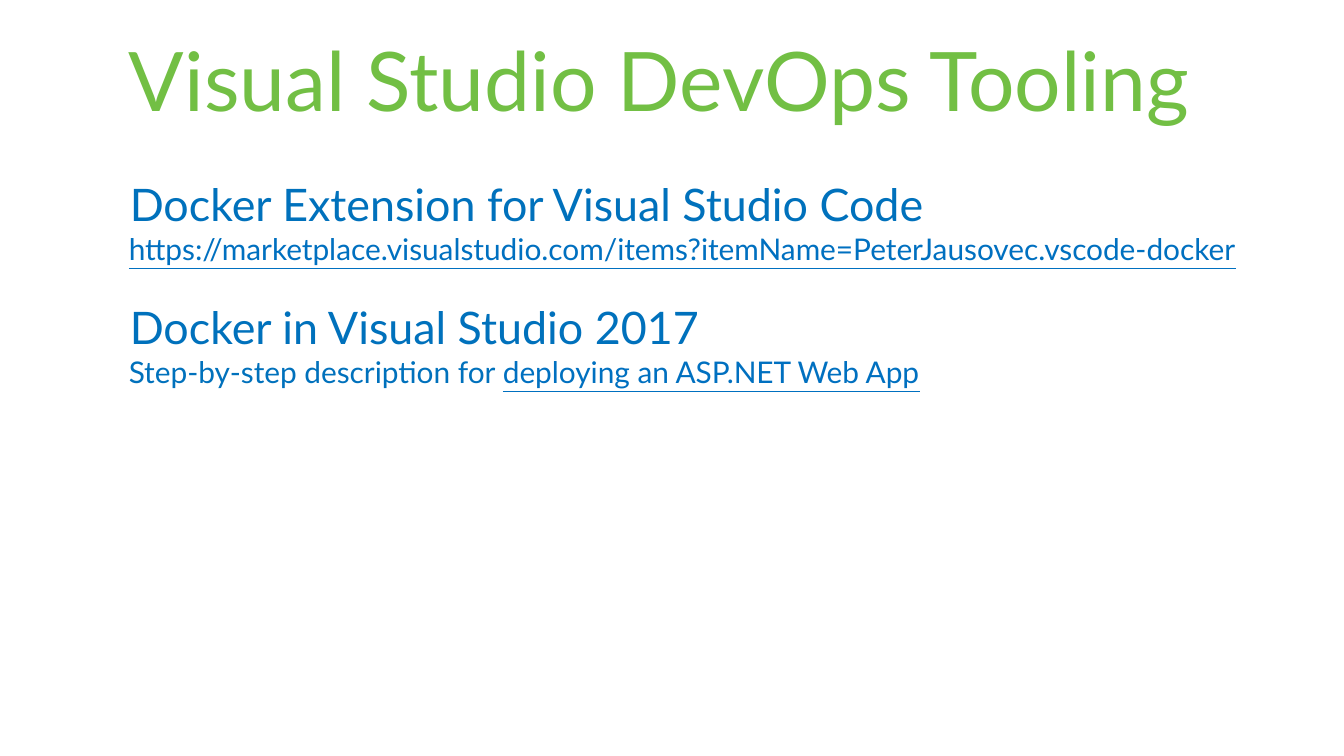
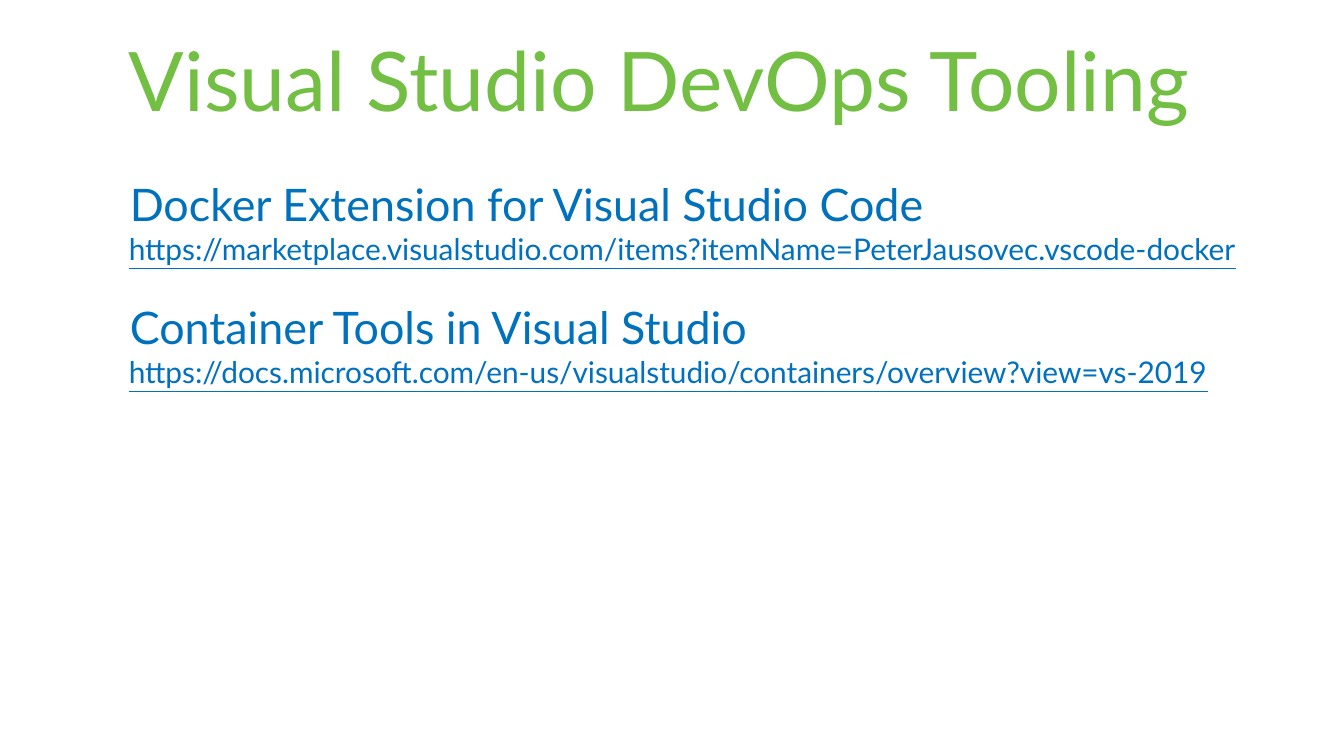
Before and after one commit to rstropek/DockerVS2015Intro, a slide deck: slide 13 of slides/Docker-Workshop.pptx. Drawn at 1344x756 pixels with LibreOffice and Linux fonts; fonts in the diff are those of the drawing. Boxes give left, top, right and bottom in pixels: in the first picture for what was removed or moved away, otherwise in the second. Text is boxed around its words. In the diff, an @@ line names an element or a change of style, - is before the commit and + after.

Commit message:
Update slides

```diff
--- a/slides/Docker-Workshop.pptx
+++ b/slides/Docker-Workshop.pptx
@@ text at [129,311,1207,388]: text changed; text colour #0071BC to #0070C0 @@
-Docker in Visual Studio 2017
-  Step-by-step description for deploying an ASP.NET Web App
+Container Tools in Visual Studio
+  https://docs.microsoft.com/en-us/visualstudio/containers/overview?view=vs-2019
```
Also in this commit, not shown: 3 other slides changed, 1 slide added, 1 slide removed, 1 other file.
